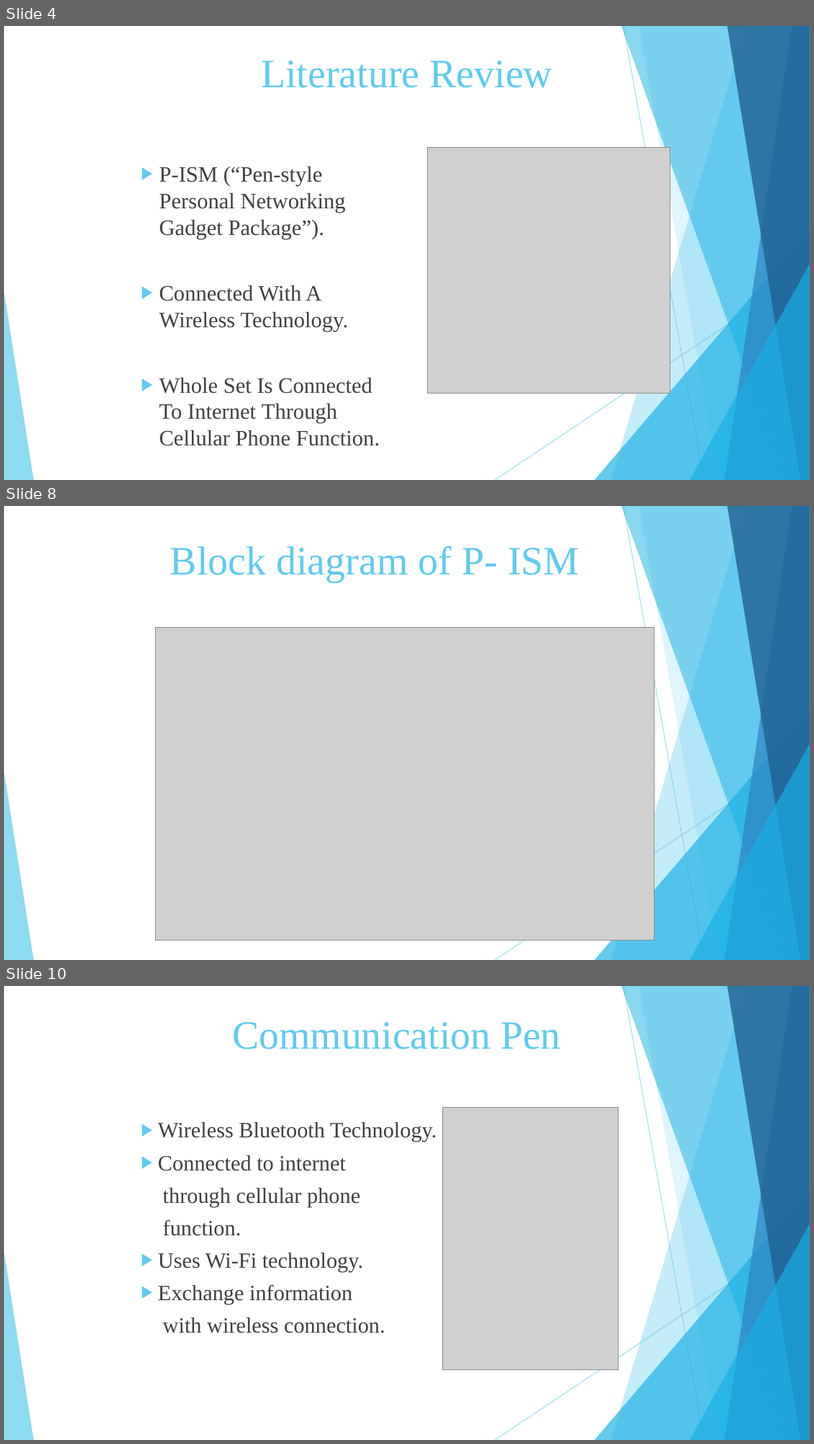
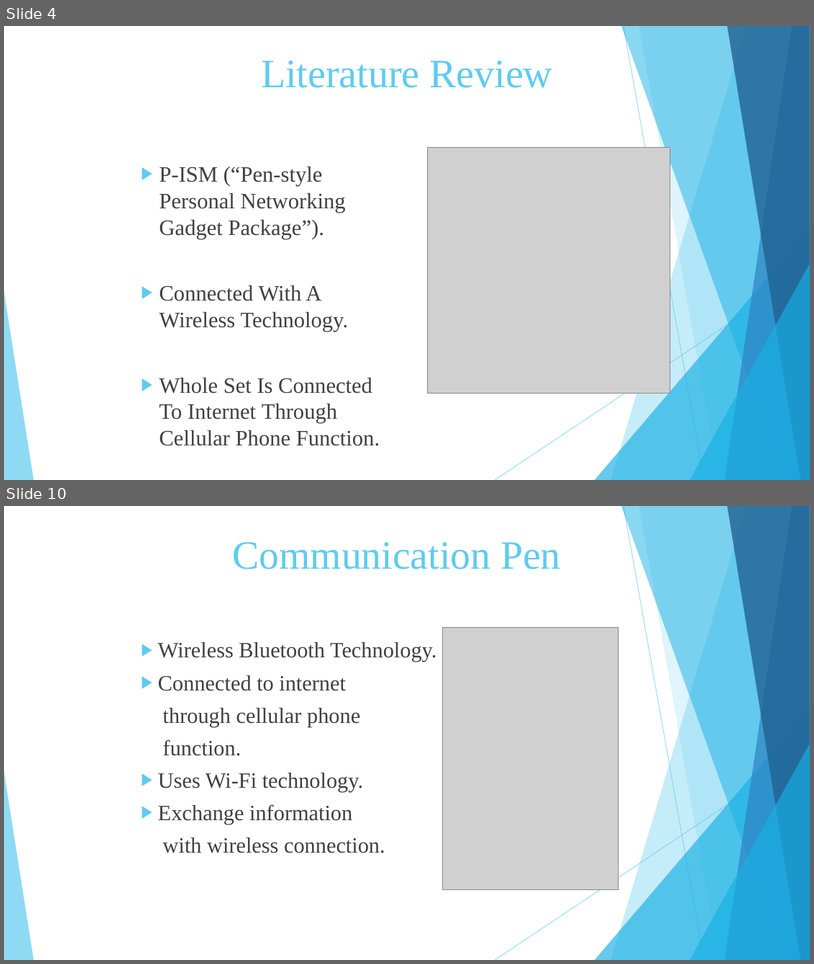
Before and after one commit to Vaibhav-Dharmik/project_reports_final_yr, a slide deck: final_submission_ppt.pptx. Shown one above the other, each under a label of ours: slides 4, 8 and 10 before the commit, slides 4 and 10 after it; the slides between them are not shown. The pictures are 814x1444 and 814x964 pixels, drawn with LibreOffice and Linux fonts; fonts in the diff are those of the drawing; grey boxes stand for pictures. Boxes give left, top, right and bottom in pixels: in the first picture for what was removed or moved away, otherwise in the second. Text is boxed around its words. In the diff, an @@ line names an element or a change of style, - is before the commit and + after.

```diff
--- a/final_submission_ppt.pptx
+++ b/final_submission_ppt.pptx
@@ slide 8 removed at <box>4,506,810,960</box>, background #FFFFFF; not listed: 10 template elements that a slide beside it also shows @@
@@ title removed at <box>170,546,580,582</box> @@
-Block diagram of P- ISM
@@ picture removed at <box>155,627,654,939</box> @@
```
Also in this commit, not shown: 5 slides added, 4 other slides removed, 1 other file.
